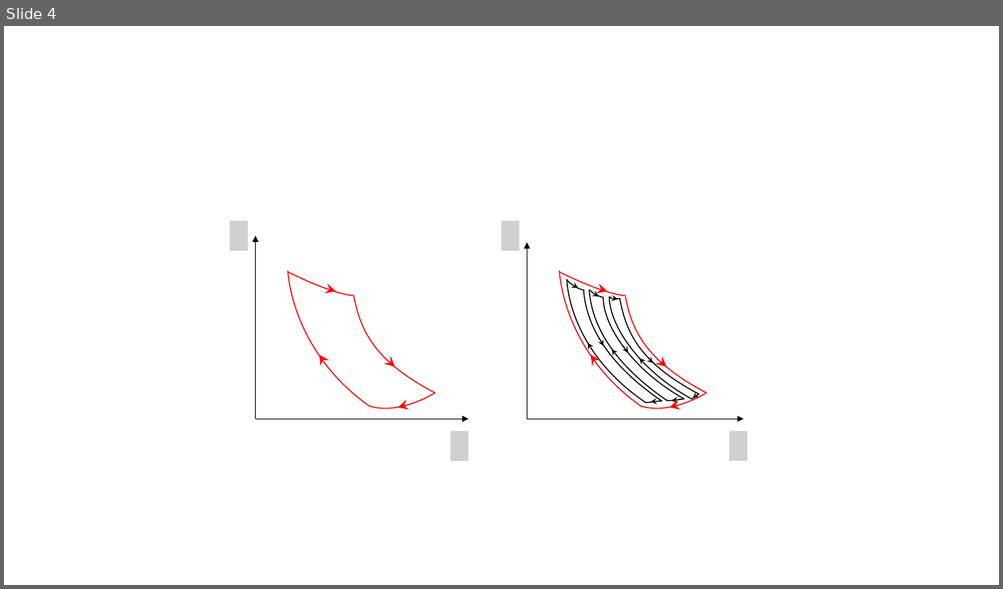
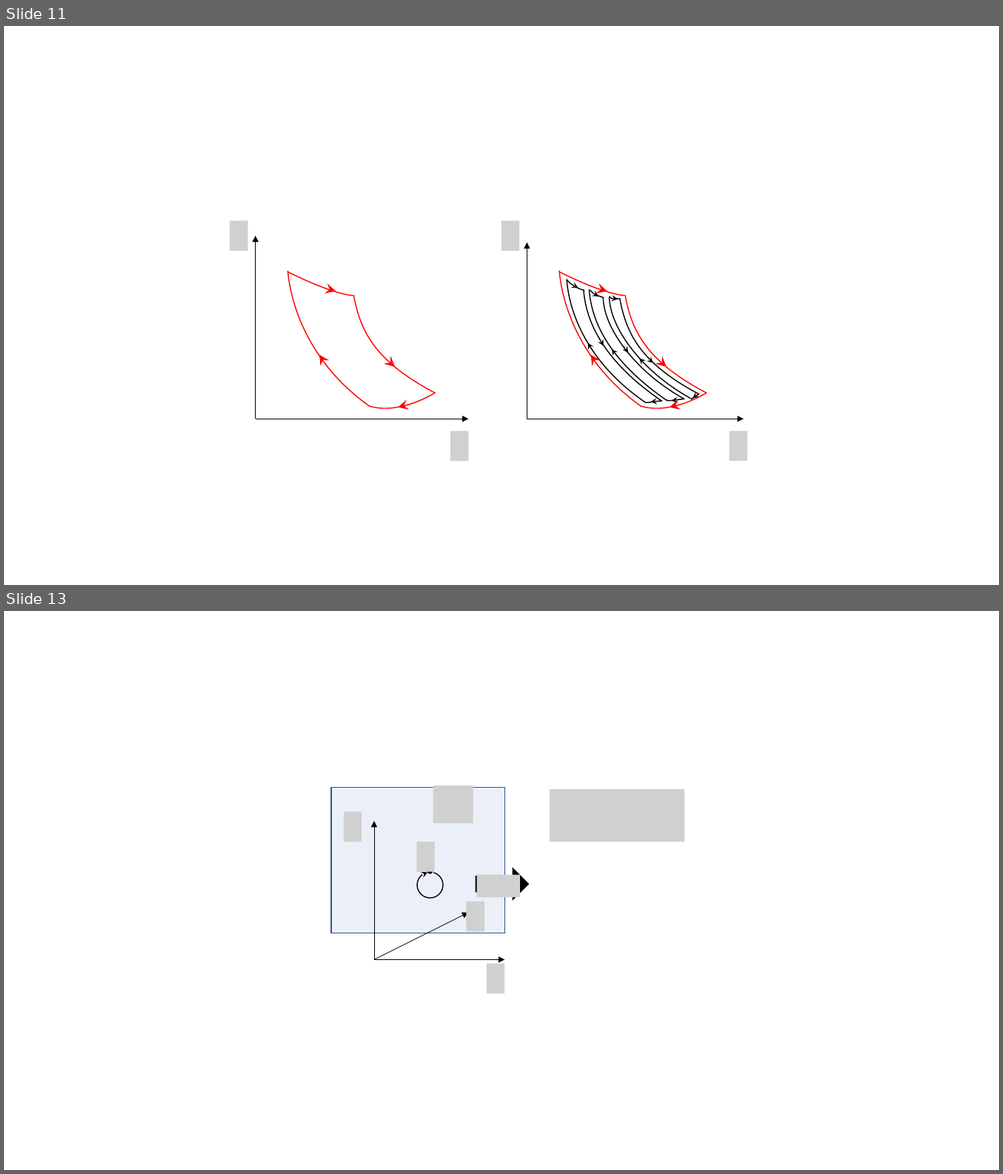
Before and after one commit to gravmath/BlogWyrm, a slide deck: Posts/2021/Dec/UndertheHood/UTH_12(Dec)_2021_Classical Entropy_art.pptx. Shown one above the other, each under a label of ours: slide 4 before the commit, slides 11 and 13 after it; the slides between them are not shown. The pictures are 1003x589 and 1003x1174 pixels, drawn with LibreOffice and Linux fonts; fonts in the diff are those of the drawing; grey boxes stand for pictures. Boxes give left, top, right and bottom in pixels: in the first picture for what was removed or moved away, otherwise in the second. Text is boxed around its words. In the diff, an @@ line names an element or a change of style, - is before the commit and + after.

```diff
--- a/Posts/2021/Dec/UndertheHood/UTH_12(Dec)_2021_Classical Entropy_art.pptx
+++ b/Posts/2021/Dec/UndertheHood/UTH_12(Dec)_2021_Classical Entropy_art.pptx
@@ slide 13 added at (4,611,999,1170), background #FFFFFF @@
@@ rectangle added at (331,788,505,934), fill #4472C4 at 10% opacity, outline #325491 1 pt @@
@@ picture added at (433,786,472,823) @@
@@ picture added at (549,789,685,843) @@
@@ picture added at (344,812,361,842) @@
@@ arrow added from (374, 960) to (374, 821), #000000 0.5 pt @@
@@ picture added at (417,843,435,872) @@
@@ arc (boxed as its full ellipse) added at (414,869,447,901), outline #000000 1 pt @@
@@ ellipse added at (428,869,432,874), fill #000000, outline #000000 1 pt @@
@@ down arrow added at (476,869,528,900), fill #000000, outline #000000 1 pt @@
@@ picture added at (477,875,521,897) @@
@@ arrow added from (374, 960) to (468, 913), #000000 0.5 pt @@
@@ picture added at (466,902,484,932) @@
@@ arrow added from (374, 960) to (505, 960), #000000 0.5 pt @@
@@ picture added at (486,964,505,994) @@
@@ what was slide 4 is now slide 11 @@
```
Also in this commit, not shown: 10 other slides added, 18 other files.
